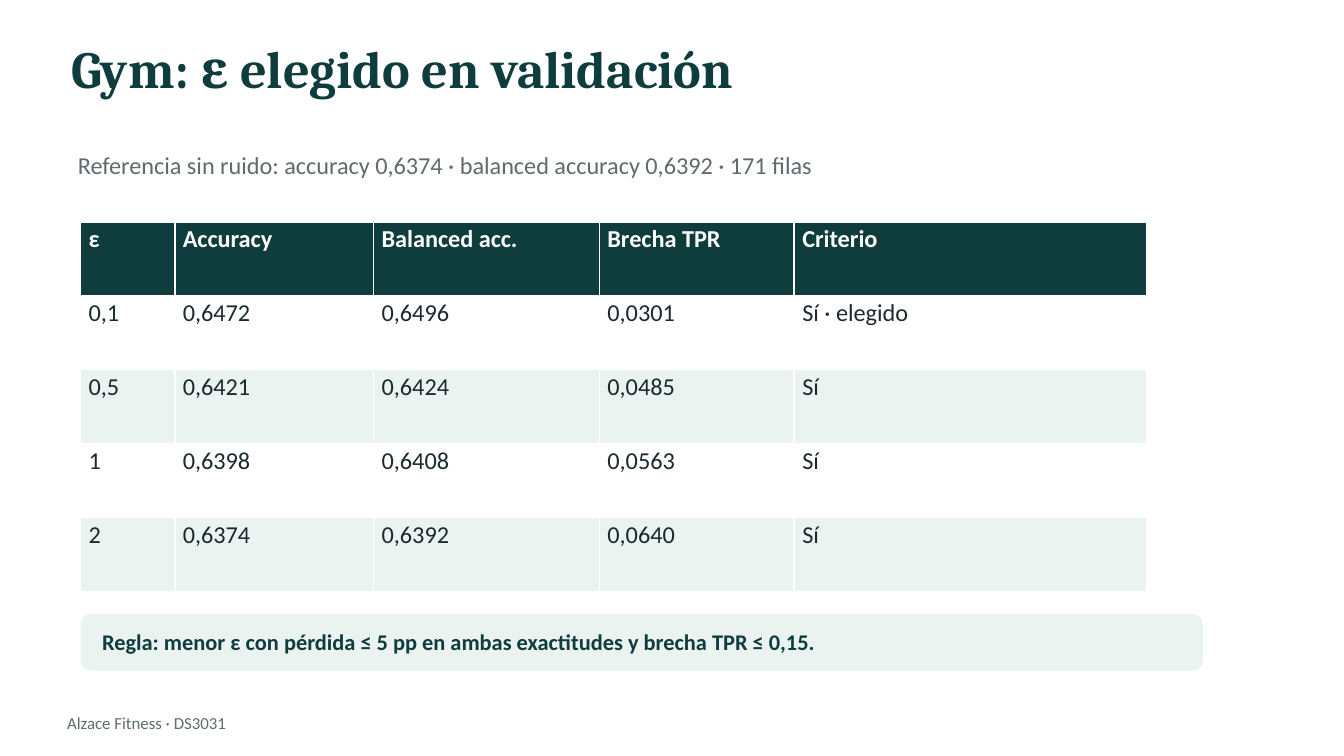
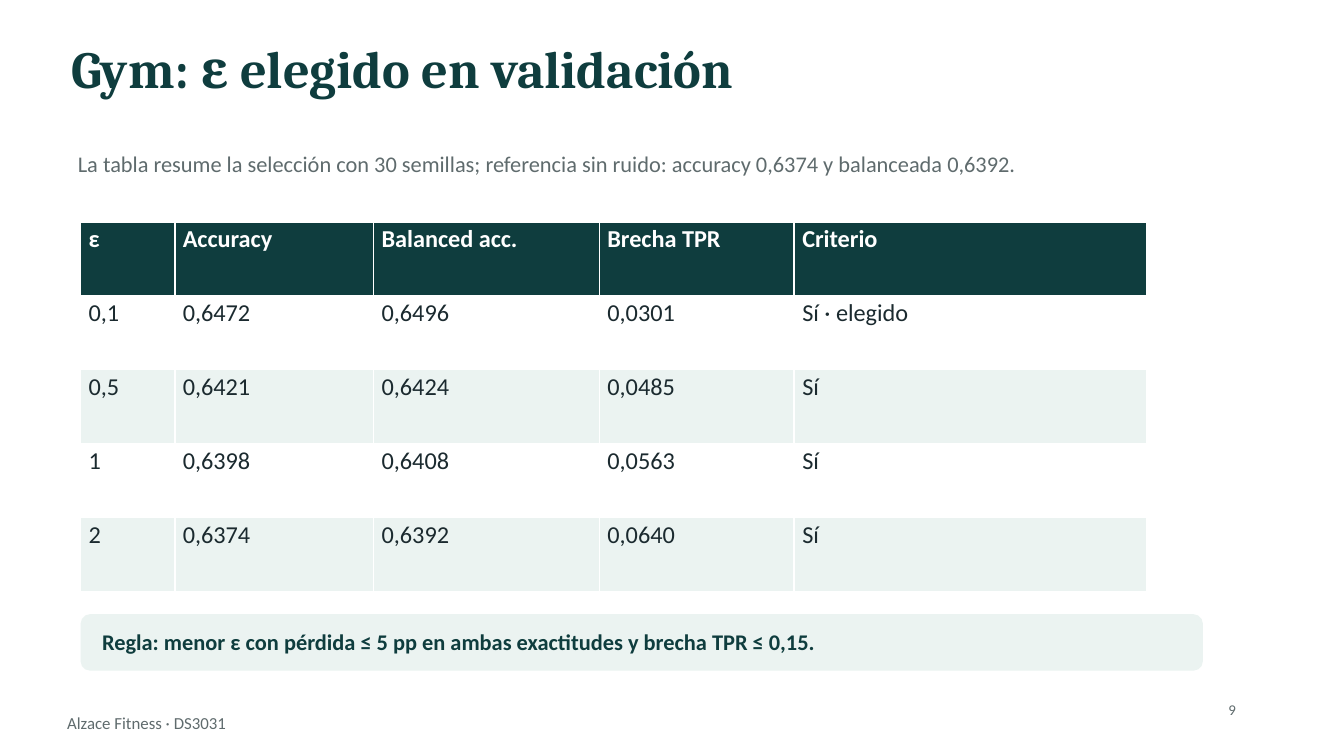
Before and after one commit to JoelxD12O/Proyecto-2---etica-y-seguridad-de-datos, a slide deck: slide 9 of presentacion/Presentacion_Alzace_Final.pptx (slide 10 before the commit). Drawn at 1344x756 pixels with LibreOffice and Linux fonts; fonts in the diff are those of the drawing. Boxes give left, top, right and bottom in pixels: in the first picture for what was removed or moved away, otherwise in the second. Text is boxed around its words. In the diff, an @@ line names an element or a change of style, - is before the commit and + after.

```diff
--- a/presentacion/Presentacion_Alzace_Final.pptx
+++ b/presentacion/Presentacion_Alzace_Final.pptx
@@ text at [78,156,1015,176]: text changed; size 13 to 12 pt @@
-Referencia sin ruido: accuracy 0,6374 · balanced accuracy 0,6392 · 171 filas
+La tabla resume la selección con 30 semillas; referencia sin ruido: accuracy 0,6374 y balanceada 0,6392.
@@ text added at [1228,705,1236,715], 8 pt, text #5F6B6D @@
+9
```
Also in this commit, not shown: 13 other slides changed, 3 slides removed.
